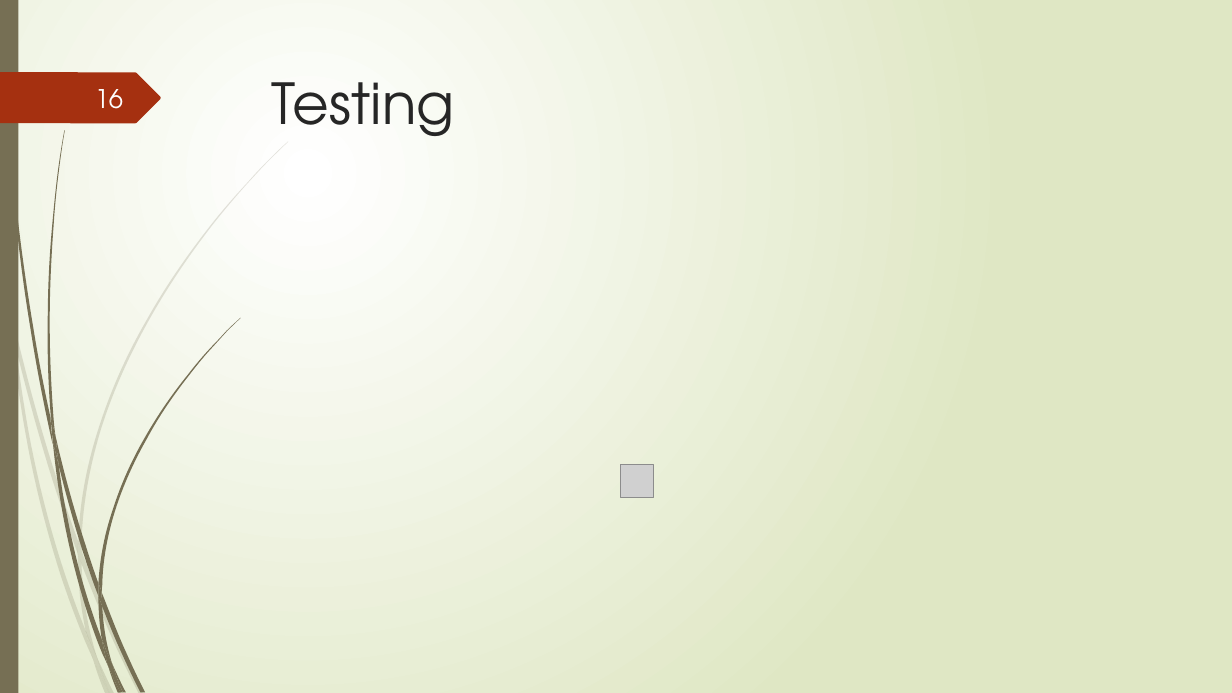
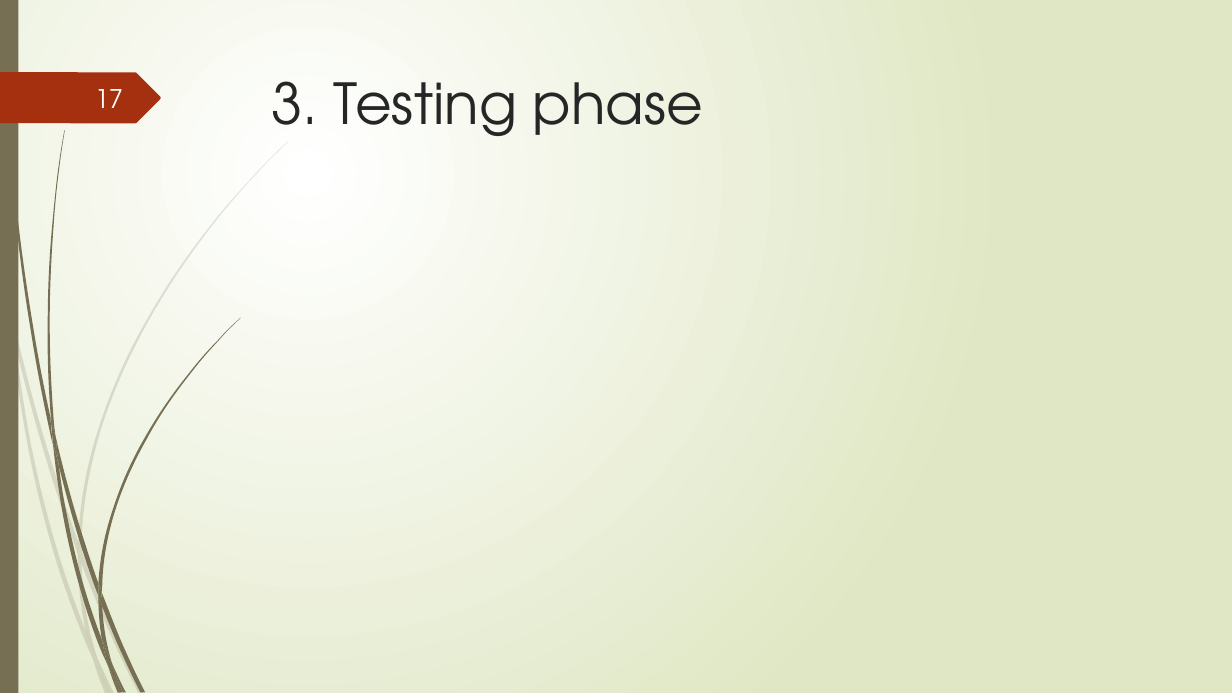
Before and after one commit to tungvx/raSAT, a slide deck: slide 17 of report/midterm.pptx (slide 16 before the commit). Drawn at 1232x693 pixels with LibreOffice and Linux fonts; fonts in the diff are those of the drawing; grey boxes stand for pictures. Boxes give left, top, right and bottom in pixels: in the first picture for what was removed or moved away, otherwise in the second. Text is boxed around its words. In the diff, an @@ line names an element or a change of style, - is before the commit and + after.

```diff
--- a/report/midterm.pptx
+++ b/report/midterm.pptx
@@ page number at (x1=95, y1=89, x2=123, y2=108): text changed @@
-16
+17
@@ title at (x1=271, y1=81, x2=703, y2=136): text changed @@
-Testing
+3. Testing phase
@@ picture removed at (x1=620, y1=464, x2=653, y2=497) @@
```
Also in this commit, not shown: 17 other slides changed, 3 slides added, 3 slides removed, 3 other files.
